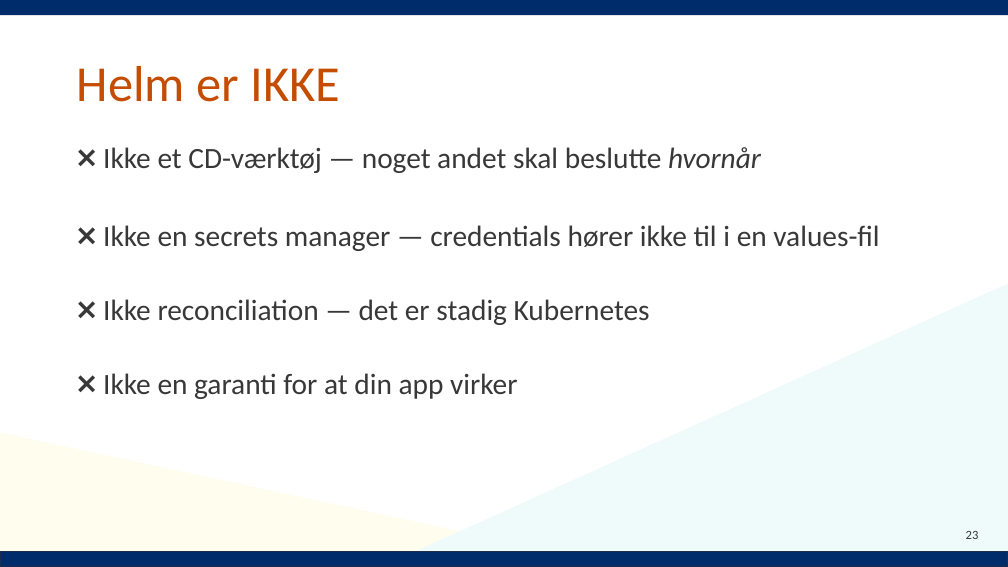
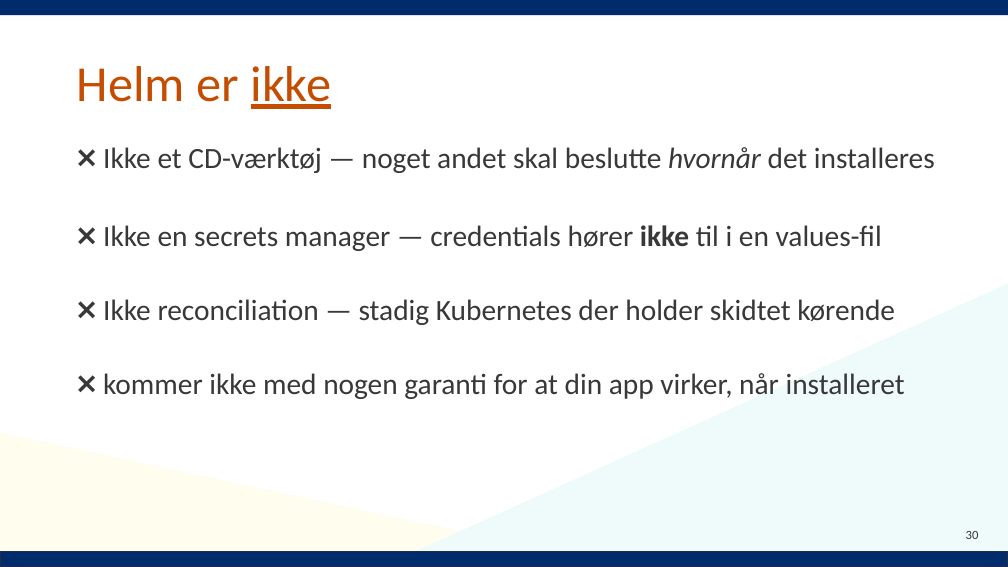
Before and after one commit to Notalib/workshop-helm-charts, a slide deck: slide 30 of Kubernetes_workshop_helm_chart.pptx (slide 23 before the commit). Drawn at 1008x567 pixels with LibreOffice and Linux fonts; fonts in the diff are those of the drawing; background and template pictures are left out. Boxes give left, top, right and bottom in pixels: in the first picture for what was removed or moved away, otherwise in the second. Text is boxed around its words. In the diff, an @@ line names an element or a change of style, - is before the commit and + after.

```diff
--- a/Kubernetes_workshop_helm_chart.pptx
+++ b/Kubernetes_workshop_helm_chart.pptx
@@ title at (77,66,332,109): text changed @@
-Helm er IKKE
+Helm er ikke
@@ text at (103,147,935,173): text changed @@
-❌ Ikke et CD-værktøj — noget andet skal beslutte hvornår
+❌ Ikke et CD-værktøj — noget andet skal beslutte hvornår det installeres
@@ text at (103,225,882,251): bold on in "ikke" @@
@@ text at (103,299,905,399): text changed @@
-❌ Ikke reconciliation — det er stadig Kubernetes
-❌ Ikke en garanti for at din app virker
+❌ Ikke reconciliation — stadig Kubernetes der holder skidtet kørende
+❌ kommer ikke med nogen garanti for at din app virker, når installeret
@@ page number at (966,531,979,539): text changed @@
-23
+30
```
Also in this commit, not shown: 28 other slides changed, 30 slides added, 4 slides removed, 15 other files.
